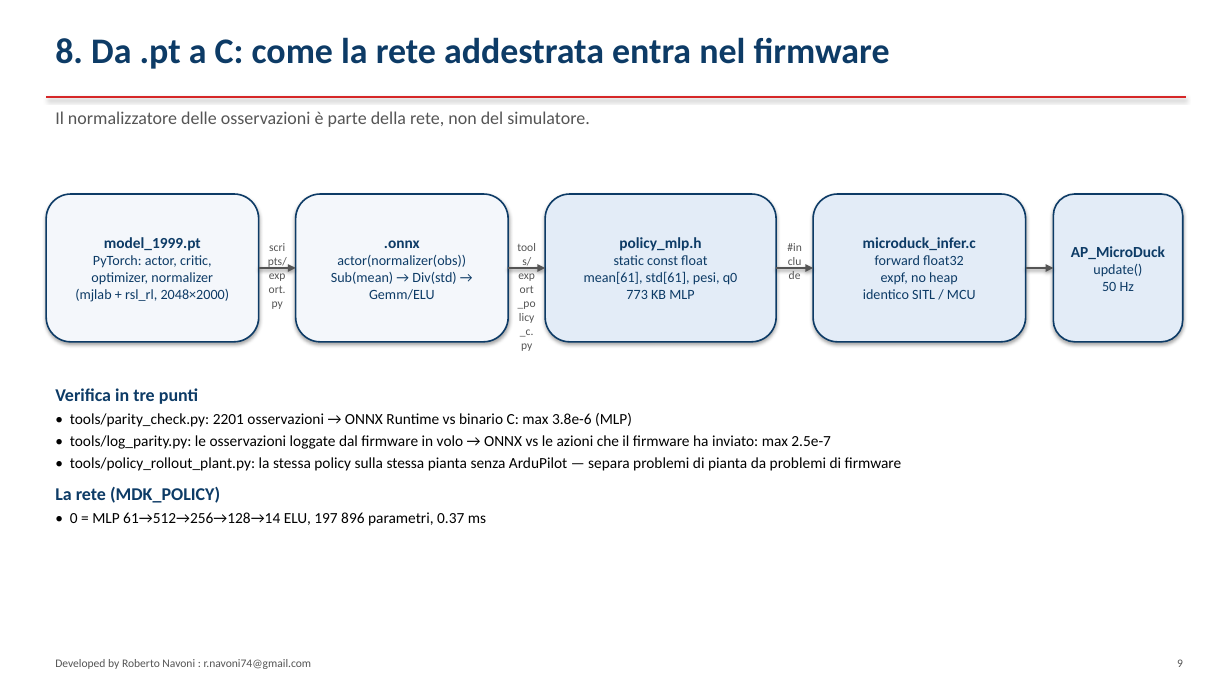
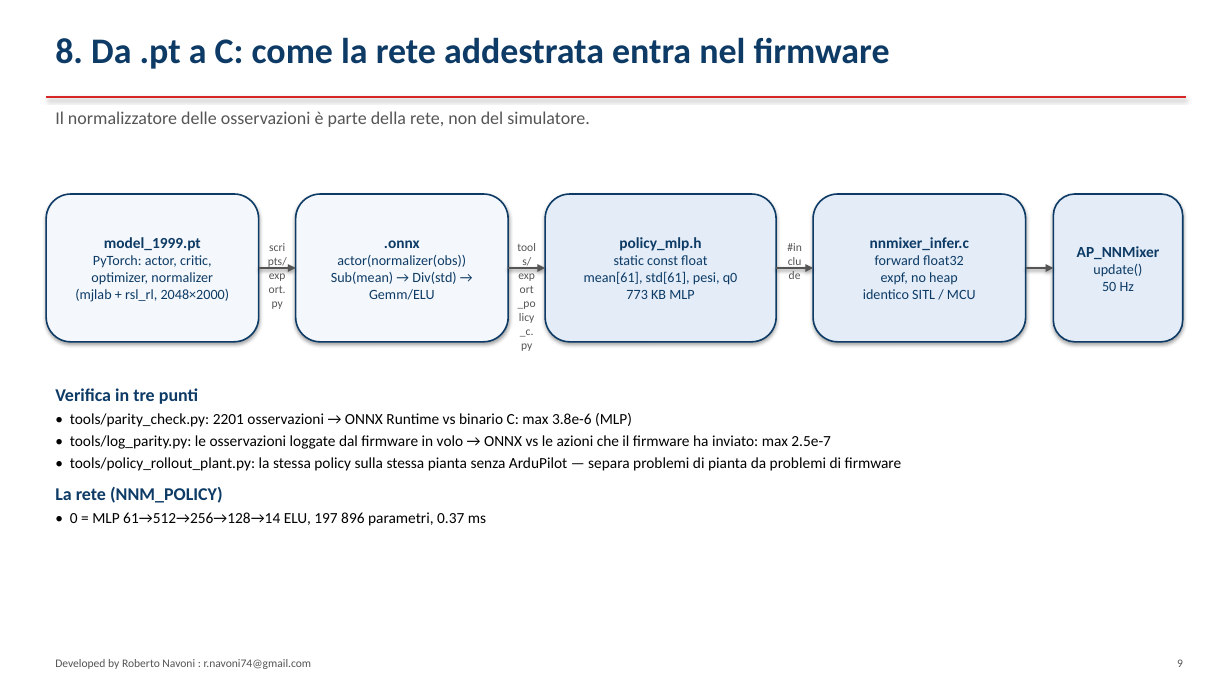
Before and after one commit to virtualrobotix/Arudpilot-Neural-Mixer, a slide deck: slide 9 of docs/architettura-integrazione.pptx. Drawn at 1232x693 pixels with LibreOffice and Linux fonts; fonts in the diff are those of the drawing. Boxes give left, top, right and bottom in pixels: in the first picture for what was removed or moved away, otherwise in the second. Text is boxed around its words. In the diff, an @@ line names an element or a change of style, - is before the commit and + after.

```diff
--- a/docs/architettura-integrazione.pptx
+++ b/docs/architettura-integrazione.pptx
@@ text in rounded rectangle at [870,237,969,250]: text changed @@
-microduck_infer.c
+nnmixer_infer.c
@@ text in rounded rectangle at [1077,246,1160,259]: text changed @@
-AP_MicroDuck
+AP_NNMixer
@@ text at [55,487,223,503]: text changed @@
-La rete (MDK_POLICY)
+La rete (NNM_POLICY)
```
Also in this commit, not shown: 10 other slides changed, 24 other files.
